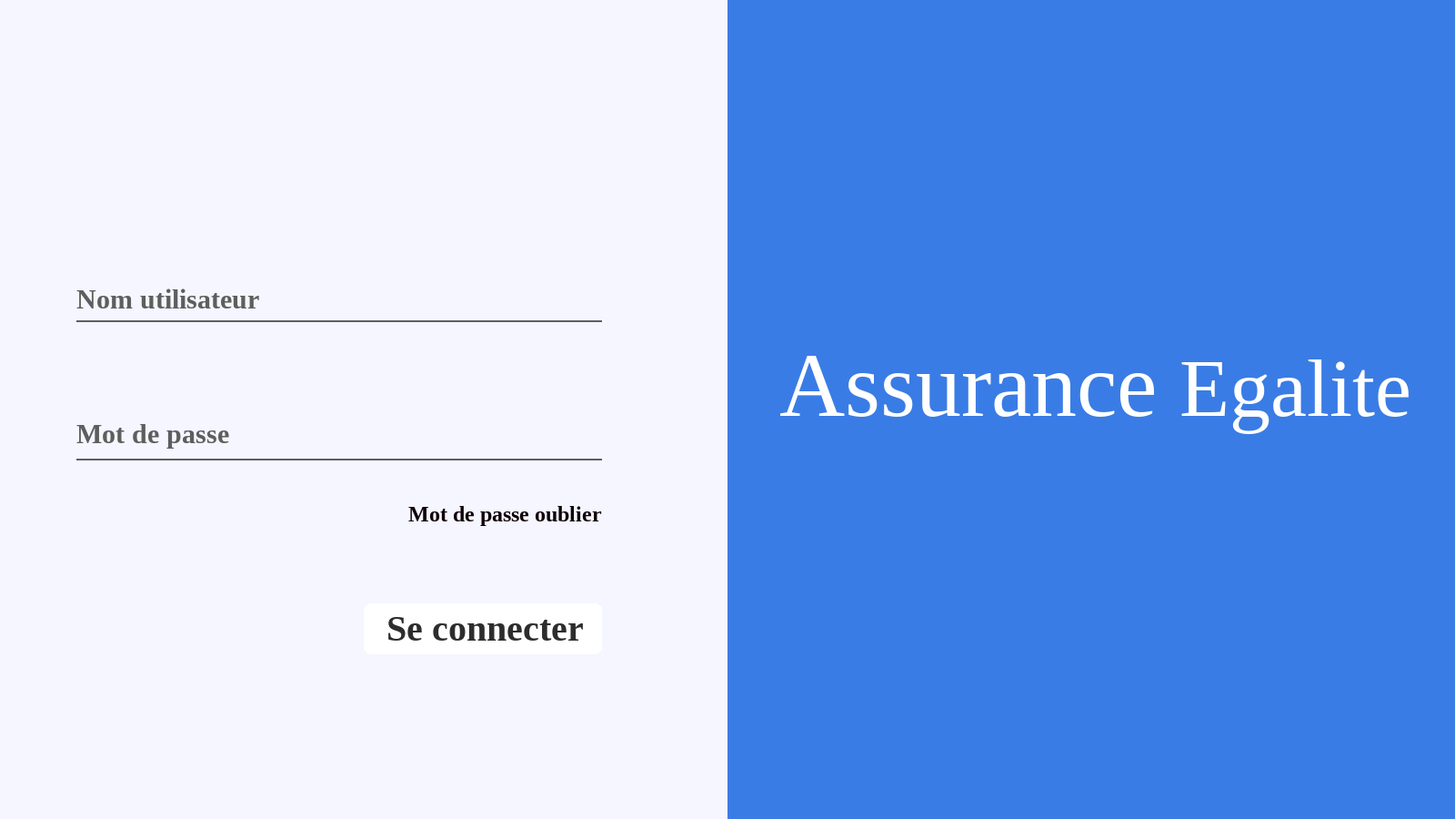
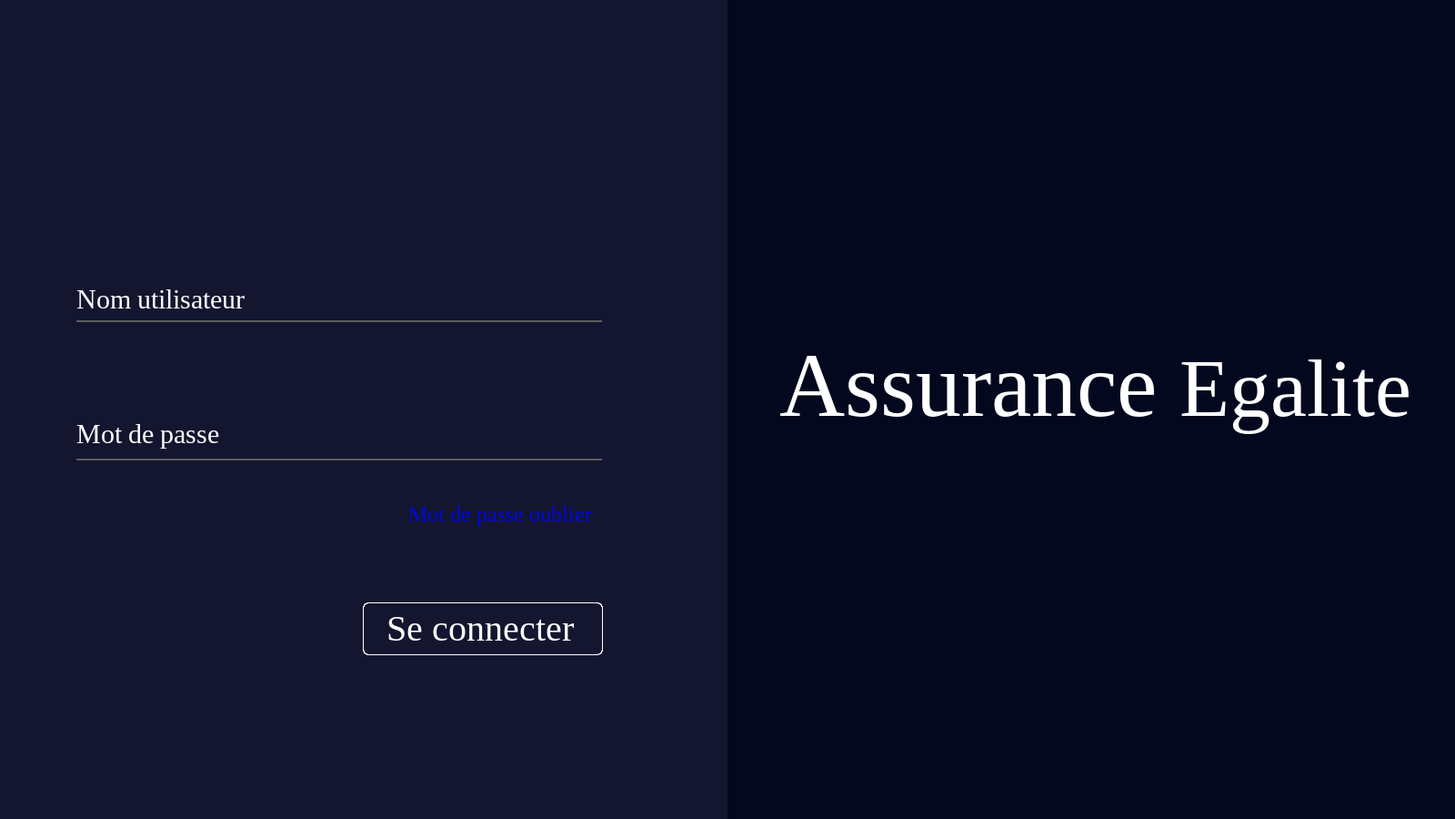
Before/after of a w=1455, h=819 layered artwork. What changed in the layer stack:
painted on "Mot de passe" over <box>76,423,230,449</box>
painted on "Nom utilisateur" over <box>76,288,260,309</box>
painted on "Se connecter" over <box>388,616,584,641</box>
painted on "validation" over <box>363,603,603,654</box>
added layer "validationBord" above "Mot de passe oublier" over <box>362,602,604,655</box>
painted on "Mot de passe oublier" over <box>408,505,603,526</box>
painted on "cote_nom" over <box>727,0,1455,819</box>
painted on "cote_fonction" over <box>0,0,728,819</box>
